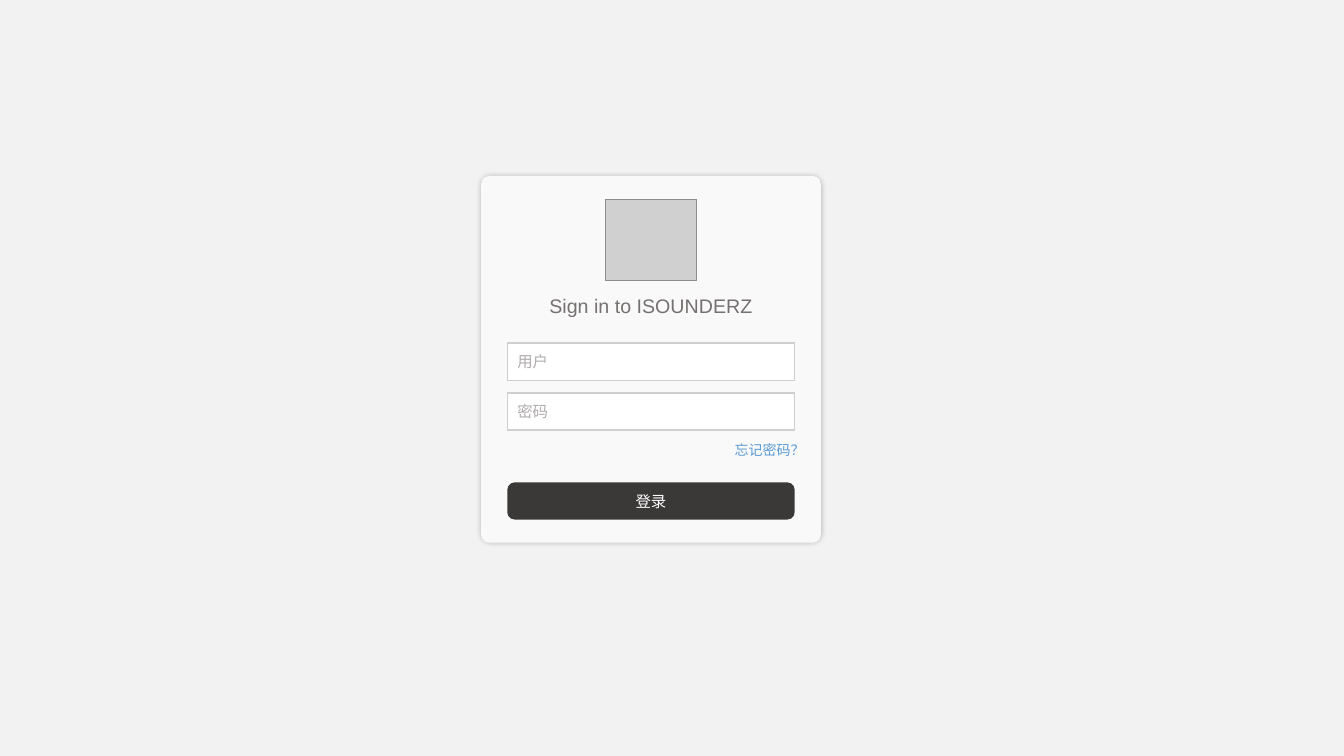
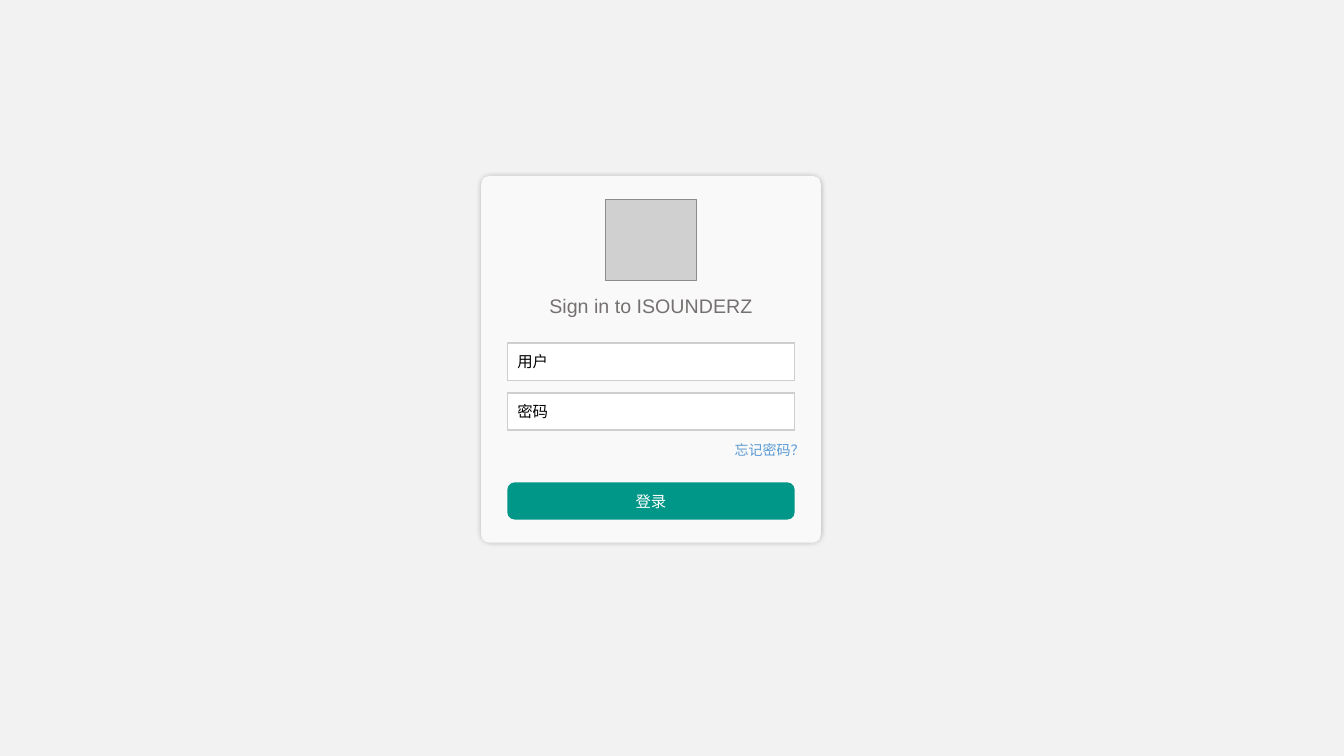
Before and after one commit to zyldgd/Graduation_Project, a slide deck: slide 1 of Design/Server_System_Design/UI_Design/UI.pptx. Drawn at 1344x756 pixels with LibreOffice and Linux fonts; fonts in the diff are those of the drawing; grey boxes stand for pictures; background and template pictures are left out. Boxes give left, top, right and bottom in pixels: in the first picture for what was removed or moved away, otherwise in the second. Text is boxed around its words. In the diff, an @@ line names an element or a change of style, - is before the commit and + after.

Commit message:
update

```diff
--- a/Design/Server_System_Design/UI_Design/UI.pptx
+++ b/Design/Server_System_Design/UI_Design/UI.pptx
@@ rounded rectangle "用户" at (507,343,795,380): font Arial to Noto Sans CJK SC, text colour #AFABAB to #000000 @@
@@ rounded rectangle "密码" at (507,393,795,431): font Arial to Noto Sans CJK SC, text colour #AFABAB to #000000 @@
@@ rounded rectangle "登录" at (507,483,795,520): fill #3B3838 to #009688 @@
```
